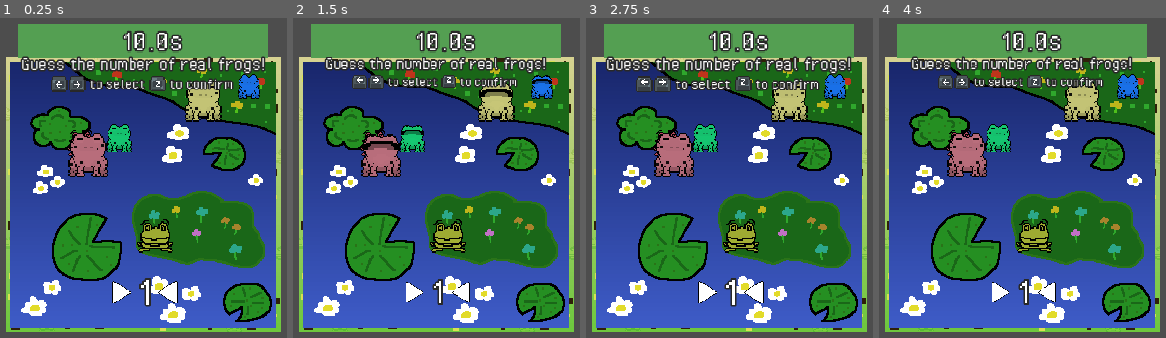
Above: before the commit, frames 1-4 (left to right).
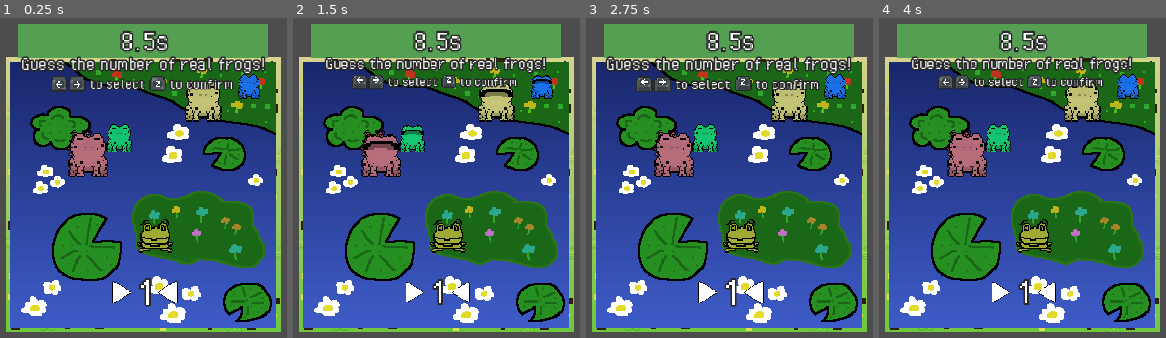
Above: after the commit, the same moments.

Repository: greeeegartur/cgvr-thesis
Game: Godot game, scene res://Scenes/Minigames/FrogGuess/FrogGuess.tscn
The game is run twice, just before and just after one commit, with the same random seed, the same clock (stepped at 60 frames per second) and the same inputs. This scene is started directly instead of the project's main scene.
Inputs:
- Up to frame 1 (0.25 s): no input
- Up to frame 2 (1.5 s): tap Enter (ui_accept) at 0.5 s; hold Right (ui_right) 0.53-1.28 s; hold Enter (ui_accept) 0.53-1.28 s; hold Down (ui_down) from 1.28 s (still down); tap A (heat_a) at 1.35 s
- Up to frame 3 (2.75 s): tap Enter (ui_accept) at 1.52, 1.55, 1.82 s; release Down (ui_down) at 2.03 s; hold Right (ui_right) from 2.03 s (still down); hold Enter (ui_accept) from 2.03 s (still down); tap B (heat_b) at 2.1 s
- Up to frame 4 (4 s): release Right (ui_right) at 2.78 s; release Enter (ui_accept) at 2.78 s; hold Up (ui_up) 2.78-3.53 s; tap C (heat_c) at 2.85 s; tap Enter (ui_accept) at 3.02, 3.05, 3.32 s; hold Left (ui_left) from 3.53 s (still down); hold Enter (ui_accept) from 3.53 s (still down); tap F (heat_f) at 3.6 s

The runs differ from the first frame. In frame 1, 1.1% of the frame differs, in the area x 41-64%, y 3-11%; in frame 2, 1.1%; in frame 3, 1.1%; in frame 4, 1.1%.

Commit message:
Reward screen fixes
The reward screen rows are more uniform and don't change sizes

Diff:
--- a/droidream/Scenes/UI/RewardRow.tscn
+++ b/droidream/Scenes/UI/RewardRow.tscn
@@ -15,7 +15,7 @@
 script = ExtResource("1_7a1ei")
 
 [node name="Icon" type="TextureRect" parent="."]
-custom_minimum_size = Vector2(16, 16)
+custom_minimum_size = Vector2(24, 24)
 layout_mode = 2
 texture = ExtResource("1_wxq25")
 stretch_mode = 4
@@ -26,20 +26,21 @@
 theme_override_colors/font_outline_color = Color(0, 0, 0, 1)
 theme_override_constants/outline_size = 4
 theme_override_fonts/font = ExtResource("2_7a1ei")
-theme_override_font_sizes/font_size = 17
+theme_override_font_sizes/font_size = 25
 text = "Bolts"
-vertical_alignment = 2
+vertical_alignment = 1
 
 [node name="Spacer" type="Control" parent="."]
-custom_minimum_size = Vector2(5, 0)
+custom_minimum_size = Vector2(8, 0)
 layout_mode = 2
 
 [node name="Amount" type="Label" parent="."]
 layout_mode = 2
 size_flags_horizontal = 4
+theme_override_colors/font_color = Color(1, 0.949, 0.478, 1)
 theme_override_colors/font_outline_color = Color(0, 0, 0, 1)
 theme_override_constants/outline_size = 4
 theme_override_fonts/font = ExtResource("2_7a1ei")
-theme_override_font_sizes/font_size = 14
+theme_override_font_sizes/font_size = 25
 text = "x2"
 vertical_alignment = 1
--- a/droidream/Scenes/UI/RewardsScreen.tscn
+++ b/droidream/Scenes/UI/RewardsScreen.tscn
@@ -29,11 +29,11 @@
 
 [node name="RewardsContainer" type="VBoxContainer" parent="Panel" unique_id=1570323088]
 layout_mode = 0
-offset_left = 48.0
-offset_top = 70.0
-offset_right = 277.0
-offset_bottom = 267.0
-theme_override_constants/separation = 6
+offset_left = 25.0
+offset_top = 60.0
+offset_right = 275.0
+offset_bottom = 268.0
+theme_override_constants/separation = 0
 
 [node name="VictoryText" type="RichTextLabel" parent="Panel" unique_id=2115085563]
 layout_mode = 0
--- a/droidream/Scripts/Minigames/FrogGuess.gd
+++ b/droidream/Scripts/Minigames/FrogGuess.gd
@@ -28,7 +28,7 @@
 const POSITION_ATTEMPTS := 16
 
 func _ready():
-	set_duration(10.0) # real time is 8
+	set_duration(8.5)
 
 	progress_bar.max_value = max_duration
 	progress_bar.value = max_duration
--- a/droidream/Scripts/UI/RewardRow.gd
+++ b/droidream/Scripts/UI/RewardRow.gd
@@ -11,10 +11,15 @@
 
 var animating := false
 
-func setup(texture:Texture2D, name:String, amount:int):
+# Scale the row keeps after its pop animations (set by RewardsScreen so rows always fit in the container)
+var final_scale := 1.4
+var active_tween: Tween
+
+func setup(texture:Texture2D, name:String, amount:int, p_final_scale := 1.4):
 	icon.texture = texture
 	name_text = name
 	target_amount = amount
+	final_scale = p_final_scale
 	name_label.text = name
 	amount_label.text = "x0"
 
@@ -24,35 +29,59 @@
 func play_count():
 	for i in range(target_amount + 1):
 		if skipped:
-			amount_label.text = "x%d" % target_amount
-			animating = false
+			_show_final()
 			return
 
 		amount_label.text = "x%d" % i
 		await get_tree().create_timer(0.035).timeout
 
+	if skipped:
+		_show_final()
+		return
+
 	animating = false
 
-	var tween = create_tween()
-	tween.tween_property(self, "scale", Vector2.ONE * 1.55, 0.06)
-	tween.tween_property(self, "scale", Vector2.ONE * 1.4, 0.1)
+	# Pop when the count lands, settles on the final scale
+	active_tween = create_tween()
+	active_tween.tween_property(self, "scale", Vector2.ONE * (final_scale + 0.15), 0.06)
+	active_tween.tween_property(self, "scale", Vector2.ONE * final_scale, 0.1)
+	await active_tween.finished
 
 func animate_in():
 	animating = true
 
-	var tween := create_tween()
-	tween.parallel().tween_property(self, "modulate:a", 1.0, 0.16)
-	tween.parallel().tween_property(
+	# Rows created after a skip appear at their final state right away
+	if skipped:
+		_show_final()
+		return
+
+	active_tween = create_tween()
+	active_tween.parallel().tween_property(self, "modulate:a", 1.0, 0.16)
+	active_tween.parallel().tween_property(
 		self,
 		"scale",
 		Vector2(0.75, 1.25),
 		0.22
 	)
-	tween.tween_property(
+	active_tween.tween_property(
 		self,
 		"scale",
-		Vector2.ONE * 1.4,
+		Vector2.ONE * final_scale,
 		0.25
 	).set_trans(Tween.TRANS_BACK).set_ease(Tween.EASE_OUT)
 
-	await tween.finished
+	await active_tween.finished
+
+# Fast-forwards the running animation to its end (the awaiting coroutines continue normally)
+func finish_instantly():
+	skipped = true
+	if active_tween and active_tween.is_valid() and active_tween.is_running():
+		active_tween.custom_step(100.0)
+	_show_final()
+
+# Final look: fully visible, final scale, full count
+func _show_final():
+	modulate.a = 1.0
+	scale = Vector2.ONE * final_scale
+	amount_label.text = "x%d" % target_amount
+	animating = false
--- a/droidream/Scripts/UI/RewardsScreen.gd
+++ b/droidream/Scripts/UI/RewardsScreen.gd
@@ -16,20 +16,28 @@
 var gear_spin_tween: Tween
 var scene_scale = Vector2(0.9, 0.9)
 var skipping := false
+var revealing := false # True while rows are still appearing
+var rows: Array[RewardRow] = []
+
+const ROW_FINAL_SCALE := 1.0 # Scale rows keep after their pop (reduced for all rows if they would not fit in the container)
+const ROW_GAP := 4.0 # Empty space between two rows, small so the list reads as one block
 
 func _unhandled_input(event):
 	if not visible:
 		return
 	if event.is_action_pressed("ui_accept"):
-		for r in rewards_container.get_children():
-			if r.animating:
-				r.skipped = true
-				return
+		# First press finishes the whole reveal, the next press confirms
+		if revealing:
+			skipping = true
+			for row in rows:
+				row.finish_instantly()
+			return
 		confirmed.emit()
 
 # Spawns and shows rewards menu
 func show_rewards(rewards:Dictionary):
 	skipping = false
+	rows.clear()
 	visible = true
 	panel.visible = true
 	panel.scale = Vector2(0.0, 0.65)
@@ -70,16 +78,65 @@
 			"amount": item_reward.amount
 		})
 
+	# All slots are reserved first (rows stay invisible) so the list never shifts while rows appear
+	var new_rows: Array[RewardRow] = []
 	for reward in list:
-		var row = reward_row_scene.instantiate()
-		rewards_container.add_child(row)
-		row.setup(reward.icon, reward.name, reward.amount)
-		await get_tree().create_timer(0.04).timeout
+		new_rows.append(_add_row(reward))
+	_fit_rows(new_rows) # Shared row size, one tight slot per row from the top of the container
 
+	revealing = true
+	for row in new_rows:
+		if not skipping:
+			await get_tree().create_timer(0.04).timeout
+
+		row.skipped = skipping
 		await row.animate_in()
 		await row.play_count()
+	revealing = false
 
 	await confirmed
+
+# Adds a row inside a plain Control slot: containers reset their children's scale on every re-sort, a slot does not
+# Each slot is only as tall as its row (set in _fit_rows), so the list starts at the top of the container
+func _add_row(reward: Dictionary) -> RewardRow:
+	var slot := Control.new()
+	rewards_container.add_child(slot)
+
+	var row: RewardRow = reward_row_scene.instantiate()
+	slot.add_child(row)
+	row.setup(reward.icon, reward.name, reward.amount)
+
+	rows.append(row)
+	return row
+
+# Gives all rows the same final scale (the widest row must fit the width and all rows must fit the height),
+# sizes each slot to its row plus a small gap and centers the row horizontally in it
+func _fit_rows(new_rows: Array[RewardRow]):
+	if new_rows.is_empty():
+		return
+
+	var widest := 1.0
+	var tallest := 1.0
+	for row in new_rows:
+		var row_min := row.get_combined_minimum_size()
+		widest = max(widest, row_min.x)
+		tallest = max(tallest, row_min.y)
+
+	var container_width: float = rewards_container.size.x
+	var container_height: float = rewards_container.size.y
+	var width_fit := container_width / widest
+	var height_fit := container_height / (new_rows.size() * (tallest + ROW_GAP))
+	var final_scale: float = min(ROW_FINAL_SCALE, min(width_fit, height_fit))
+
+	for row in new_rows:
+		var row_size: Vector2 = row.get_combined_minimum_size()
+		row.final_scale = final_scale
+		row.size = row_size
+		row.pivot_offset = row_size / 2.0 # Scales around its center
+
+		var slot: Control = row.get_parent()
+		slot.custom_minimum_size = Vector2(0, ceilf(row_size.y * final_scale) + ROW_GAP)
+		row.set_anchors_and_offsets_preset(Control.PRESET_CENTER, Control.PRESET_MODE_KEEP_SIZE)
 
 # Hides rewards menu after input has been made
 func hide_rewards():
@@ -102,6 +159,7 @@
 
 	panel.visible = false
 	visible = false
+	rows.clear()
 	for c in rewards_container.get_children():
 		c.queue_free()
 
